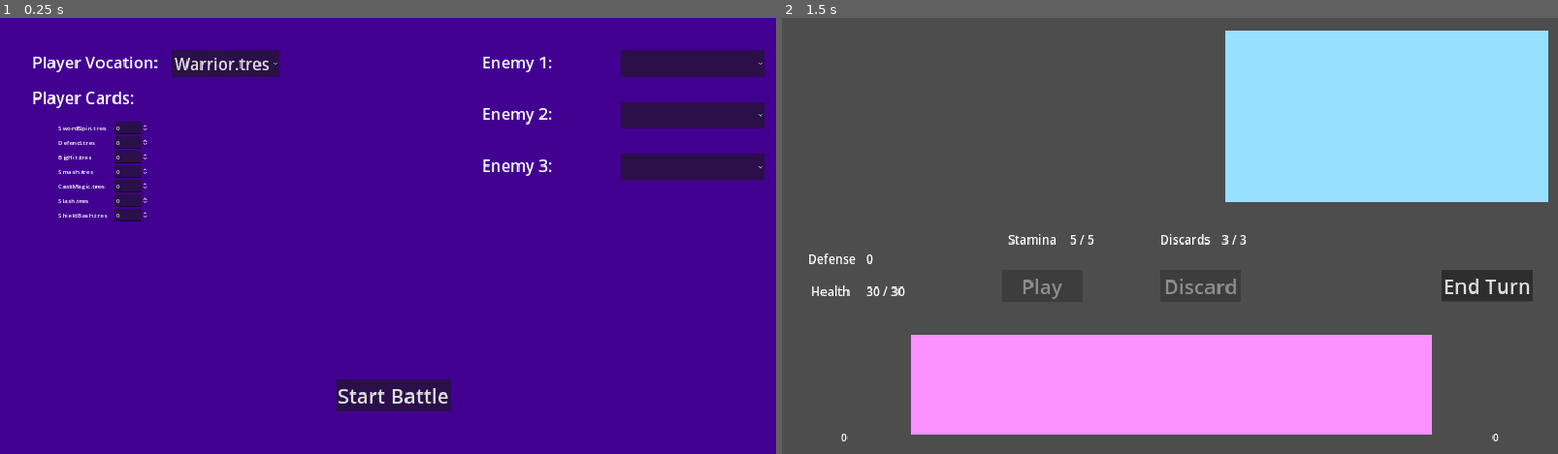
Above: before the commit, frames 1-2 (left to right).
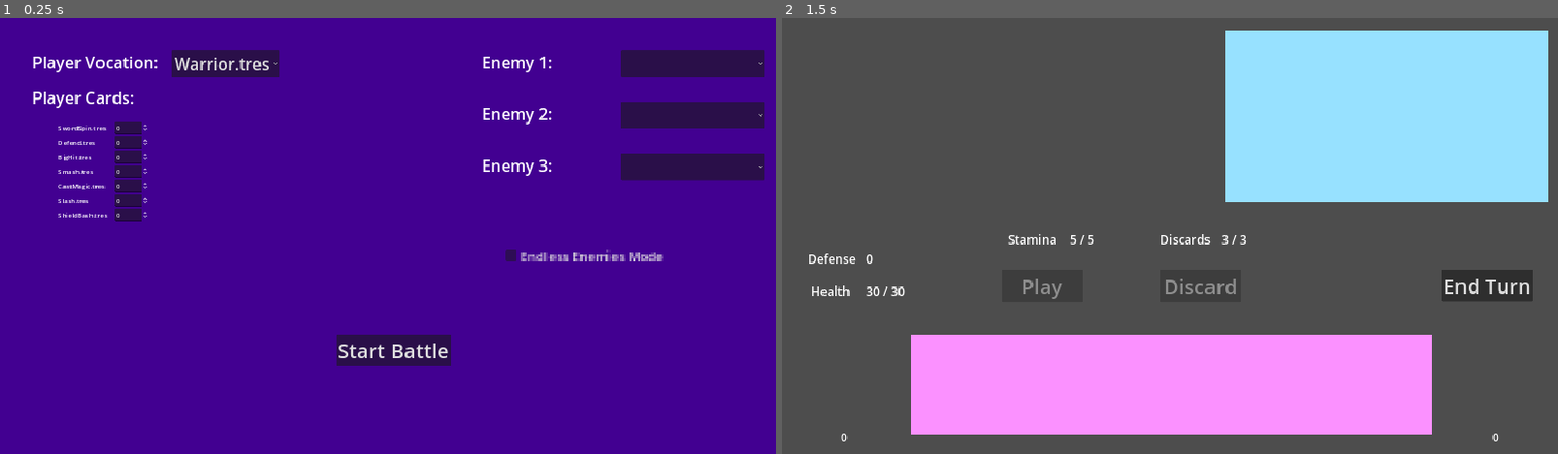
Above: after the commit, the same moments.

Repository: joverlee521/dragon-cards
Game: Godot game, scene res://scenes/card_battle/start_screen.tscn
The game is run twice, just before and just after one commit, with the same random seed, the same clock (stepped at 60 frames per second) and the same inputs. The project has no main scene, so this scene is started directly.
Inputs (mouse positions are in pixels of both pictures, inside the frame that each line leads up to):
- Up to frame 1 (0.25 s): no input
- Up to frame 2 (1.5 s): click "Start Battle" at 0.5 s; tap Enter at 1.25 s; move the mouse to (1340, 214) at 1.27 s; press the mouse at (1340, 214) at 1.28 s

The runs differ from the first frame. In frame 1, 2.4% of the frame differs, in the area x 43-86%, y 53-91%; in frame 2, nothing differs.

Commit message:
Add endless mode for card battle

Diff:
--- a/character/character.gd
+++ b/character/character.gd
@@ -19,8 +19,15 @@
 	set_stat_display.call()
 
 
+func remove_all_defense() -> void:
+	defense = 0
+	set_stat_display.call()
+
+
 func add_health(num: int) -> void:
 	health += num
+	if health > max_health:
+		health = max_health
 	set_stat_display.call()
 
 
--- a/scenes/card_battle/card_battle.gd
+++ b/scenes/card_battle/card_battle.gd
@@ -1,7 +1,9 @@
 class_name CardBattle extends Node
 
 signal return_to_start_screen
+signal defeated_battle_enemies
 
+var endless_mode: bool = false
 var enemies: = [] # Array[Enemies]
 var player: Player
 
@@ -101,6 +103,16 @@
 		$EndBattleScreen.player_defeated()
 
 
+func _on_enemies_defeated():
+	if not endless_mode:
+		$EndBattleScreen.player_won()
+	else:
+		$EndBattleScreen.load_new_enemies()
+		player.character.add_health(5)
+		player.character.remove_all_defense()
+		defeated_battle_enemies.emit()
+
+
 func _on_new_battle() -> void:
 	start_battle()
 
--- a/scenes/card_battle/card_battle.tscn
+++ b/scenes/card_battle/card_battle.tscn
@@ -196,14 +196,15 @@
 color = Color(0, 0.541176, 0.541176, 1)
 
 [node name="EndState" type="Label" parent="EndBattleScreen"]
-offset_left = 728.0
-offset_top = 184.0
-offset_right = 1184.0
-offset_bottom = 321.0
+offset_left = 128.0
+offset_top = 192.0
+offset_right = 1800.0
+offset_bottom = 329.0
 theme_override_font_sizes/font_size = 100
 text = "End State"
 horizontal_alignment = 1
 vertical_alignment = 1
+autowrap_mode = 3
 
 [node name="NewBattle" type="Button" parent="EndBattleScreen"]
 offset_left = 800.0
@@ -229,7 +230,7 @@
 [connection signal="pressed" from="PlayerHand/EndTurn" to="PlayerHand" method="_on_end_turn"]
 [connection signal="card_dealt" from="PlayDeck" to="PlayerHand" method="_on_deck_dealt_card"]
 [connection signal="cards_refreshed" from="DiscardDeck" to="PlayDeck" method="_on_cards_refreshed"]
-[connection signal="all_enemies_defeated" from="EnemiesArena" to="EndBattleScreen" method="_on_all_enemies_defeated"]
+[connection signal="all_enemies_defeated" from="EnemiesArena" to="." method="_on_enemies_defeated"]
 [connection signal="enemies_acted" from="EnemiesArena" to="." method="_on_enemies_acted"]
 [connection signal="pressed" from="EndBattleScreen/NewBattle" to="." method="_on_new_battle"]
 [connection signal="pressed" from="EndBattleScreen/ReturnToStartScreen" to="." method="_on_return_to_start_screen"]
--- a/scenes/card_battle/end_battle_screen.gd
+++ b/scenes/card_battle/end_battle_screen.gd
@@ -8,10 +8,21 @@
 
 
 func player_defeated():
+	$NewBattle.show()
+	$ReturnToStartScreen.show()
 	self.show()
 	$EndState.text = "YOU LOSE"
 
 
-func _on_all_enemies_defeated():
+func player_won():
+	$NewBattle.show()
+	$ReturnToStartScreen.show()
 	self.show()
 	$EndState.text = "YOU WIN"
+
+
+func load_new_enemies():
+	$NewBattle.hide()
+	$ReturnToStartScreen.hide()
+	self.show()
+	$EndState.text = "YOU WIN \n LOADING NEW ENEMIES"
--- a/scenes/card_battle/play_deck.gd
+++ b/scenes/card_battle/play_deck.gd
@@ -9,6 +9,7 @@
 
 
 func set_deck(cards) -> void:
+	remove_all_cards()
 	cards.map(add_card)
 	shuffle()
 
--- a/scenes/card_battle/start_screen.gd
+++ b/scenes/card_battle/start_screen.gd
@@ -10,6 +10,7 @@
 var all_enemies = get_resources(enemies_dir, "tscn", ["enemy.tscn"])
 
 var card_battle = load("res://scenes/card_battle/card_battle.tscn")
+var enemies = [] # Array[Array[PackedScene]]
 
 
 func _ready():
@@ -71,10 +72,13 @@
 
 func start_battle():
 	hide()
+	load_enemies()
 	var new_card_battle = card_battle.instantiate()
 	new_card_battle.player = load_player()
-	new_card_battle.enemies = load_enemies()
+	new_card_battle.enemies = enemies.pop_front()
+	new_card_battle.endless_mode = $EndlessMode.button_pressed
 	new_card_battle.return_to_start_screen.connect(end_battle)
+	new_card_battle.defeated_battle_enemies.connect(load_next_enemies)
 	add_child(new_card_battle)
 
 
@@ -101,14 +105,41 @@
 
 
 func load_enemies():
-	var enemies = []
-	for enemy_option in [$Enemy1, $Enemy2, $Enemy3]:
-		if enemy_option.get_selected_id() >= 0:
-			enemies.append(load(enemies_dir + enemy_option.get_selected_metadata()))
 
-	return enemies
+	if $EndlessMode.button_pressed:
+		load_endless_enemies()
+	else:
+		var single_battle = []
+		for enemy_option in [$Enemy1, $Enemy2, $Enemy3]:
+			if enemy_option.get_selected_id() >= 0:
+				single_battle.append(load(enemies_dir + enemy_option.get_selected_metadata()))
+		enemies.append(single_battle)
+
+
+func load_endless_enemies():
+	var enemy_scenes = []
+	for filename in all_enemies:
+		enemy_scenes.append(load(enemies_dir + filename))
+
+	for enemy_scene in enemy_scenes:
+		enemies.append([enemy_scene])
+
+	for first_enemy in enemy_scenes:
+		for second_enemy in enemy_scenes:
+			enemies.append([first_enemy, second_enemy])
+
+	for first_enemy in enemy_scenes:
+		for second_enemy in enemy_scenes:
+			for third_enemy in enemy_scenes:
+				enemies.append([first_enemy, second_enemy, third_enemy])
 
 
 func end_battle():
 	remove_child($CardBattle)
 	show()
+
+
+func load_next_enemies():
+	await get_tree().create_timer(2).timeout
+	$CardBattle.enemies = enemies.pop_front()
+	$CardBattle.start_battle()
--- a/scenes/card_battle/start_screen.tscn
+++ b/scenes/card_battle/start_screen.tscn
@@ -12,14 +12,6 @@
 grow_horizontal = 2
 grow_vertical = 2
 color = Color(0.258824, 0, 0.568627, 1)
-
-[node name="StartBattle" type="Button" parent="."]
-offset_left = 832.0
-offset_top = 896.0
-offset_right = 1116.0
-offset_bottom = 973.0
-theme_override_font_sizes/font_size = 50
-text = "Start Battle"
 
 [node name="PlayerVocationLabel" type="Label" parent="."]
 offset_left = 80.0
@@ -104,4 +96,20 @@
 offset_bottom = 399.0
 theme_override_font_sizes/font_size = 40
 
+[node name="StartBattle" type="Button" parent="."]
+offset_left = 832.0
+offset_top = 784.0
+offset_right = 1116.0
+offset_bottom = 861.0
+theme_override_font_sizes/font_size = 50
+text = "Start Battle"
+
+[node name="EndlessMode" type="CheckBox" parent="."]
+offset_left = 1240.0
+offset_top = 512.0
+offset_right = 1456.0
+offset_bottom = 588.0
+scale = Vector2(2, 2)
+text = "Endless Enemies Mode"
+
 [connection signal="pressed" from="StartBattle" to="." method="start_battle"]
